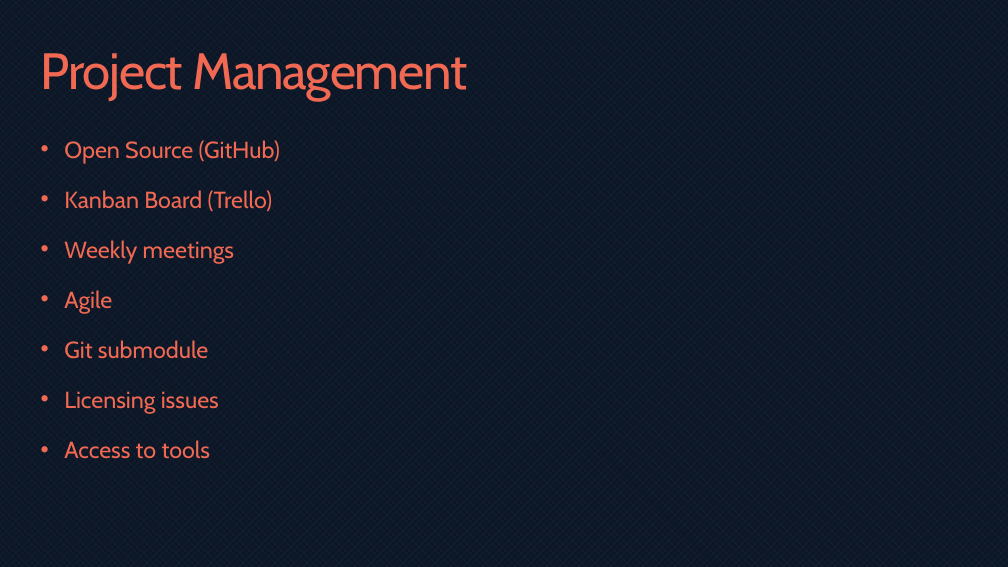
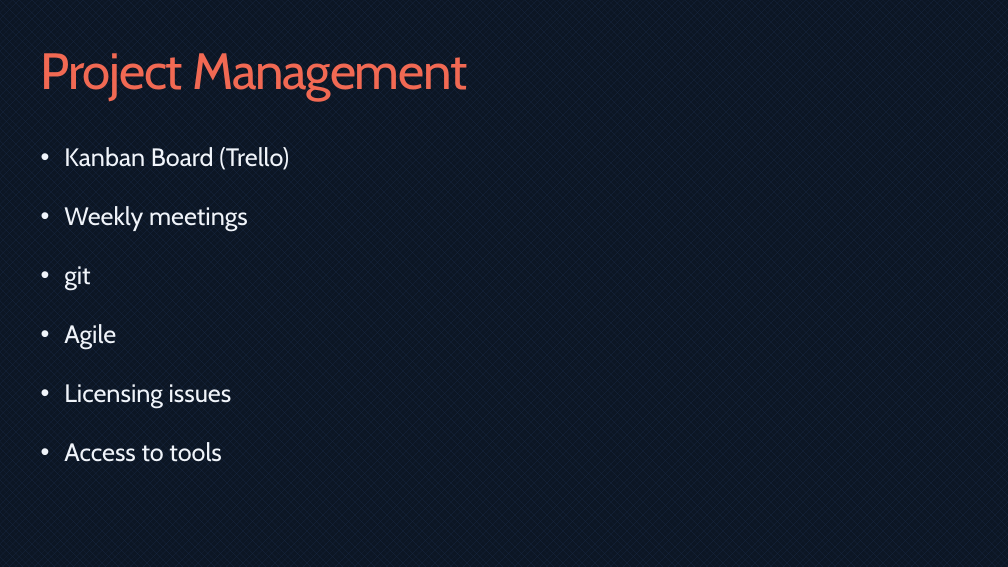
Before and after one commit to bmaximuml/CS351-Reports, a slide deck: slide 14 of Presentation/Network Switch Design on FPGAs.pptx (slide 9 before the commit). Drawn at 1008x567 pixels with LibreOffice and Linux fonts; fonts in the diff are those of the drawing. Boxes give left, top, right and bottom in pixels: in the first picture for what was removed or moved away, otherwise in the second. Text is boxed around its words. In the diff, an @@ line names an element or a change of style, - is before the commit and + after.

```diff
--- a/Presentation/Network Switch Design on FPGAs.pptx
+++ b/Presentation/Network Switch Design on FPGAs.pptx
@@ text at (64,140,280,164): paragraph removed @@
-• Open Source (GitHub)
@@ text at (64,147,289,462): size 22.2 to 24 pt, text colour #F16953 to #F0F4FA; line spacing 1.3 to 1.5 @@
@@ text at (64,266,90,290): paragraph added @@
+• git
@@ text at (64,340,208,359): paragraph removed @@
-• Git submodule
```
Also in this commit, not shown: 8 other slides changed, 7 slides added, 1 slide removed, 20 other files.
